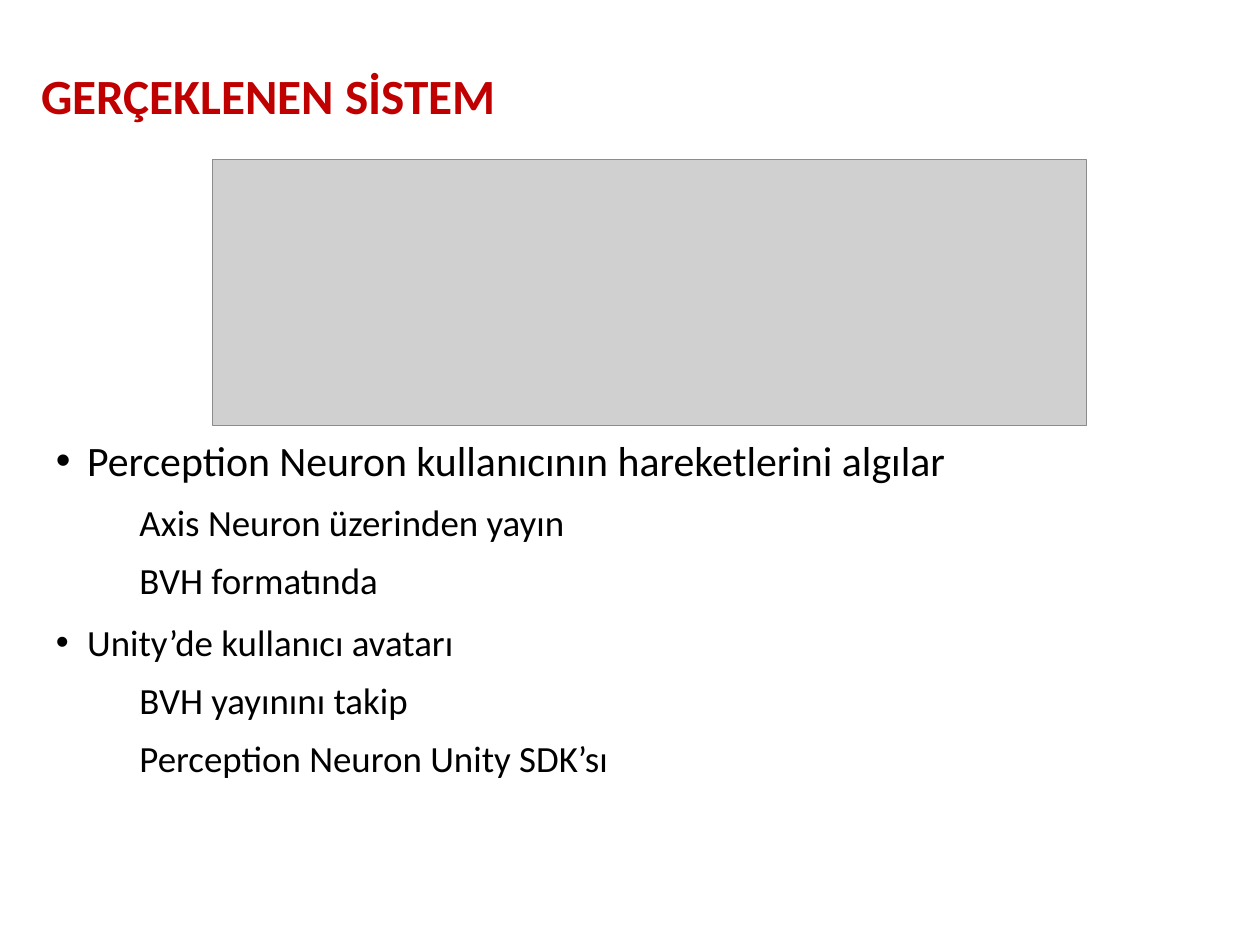
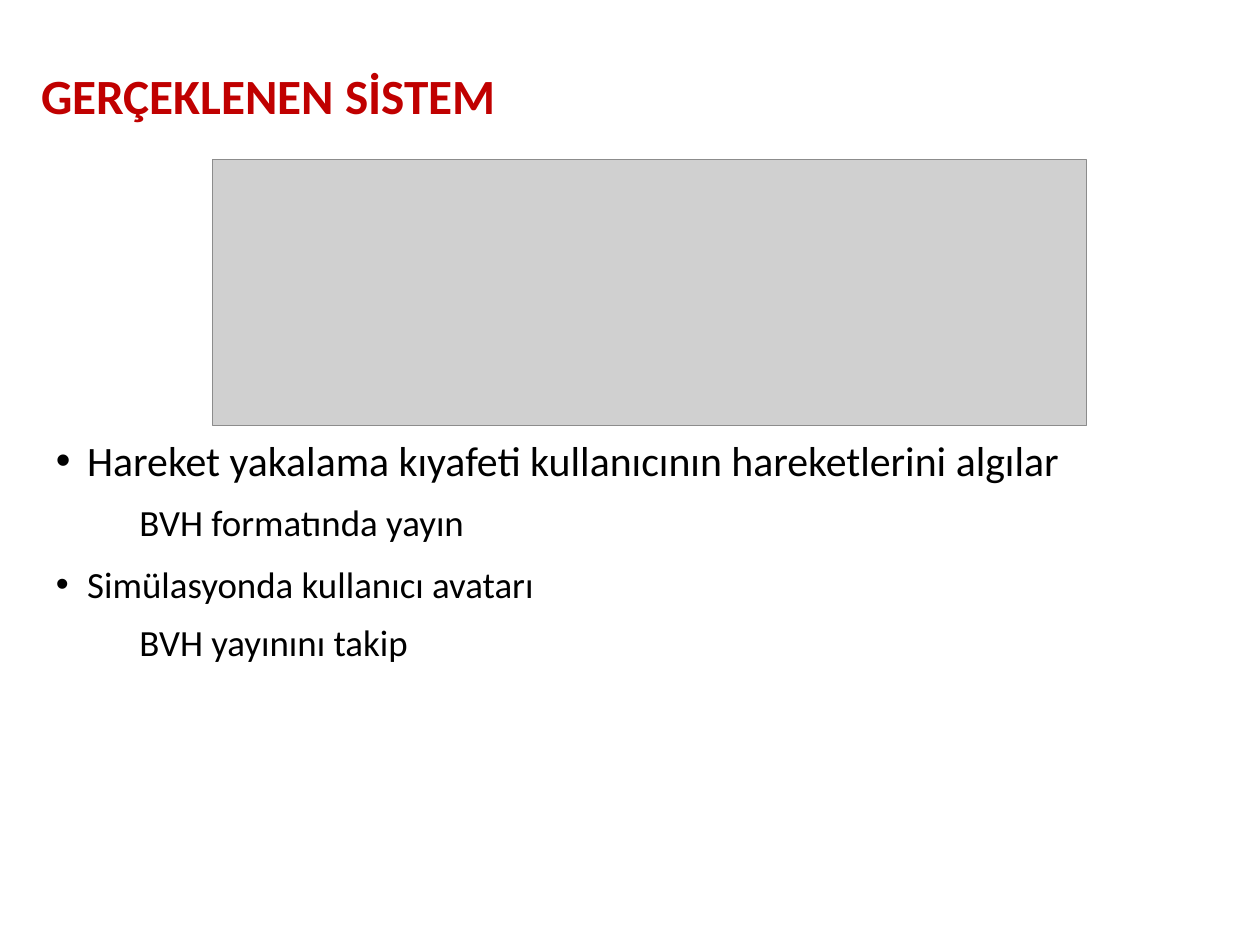
Before and after one commit to umutyazgan/unity-network-mocap, a slide deck: slide 6 of sunum.odp. Drawn at 1260x945 pixels with LibreOffice and Linux fonts; fonts in the diff are those of the drawing; grey boxes stand for pictures; background and template pictures are left out. Boxes give left, top, right and bottom in pixels: in the first picture for what was removed or moved away, otherwise in the second. Text is boxed around its words. In the diff, an @@ line names an element or a change of style, - is before the commit and + after.

Commit message:
Update presentation

```diff
--- a/sunum.odp
+++ b/sunum.odp
@@ text at (x1=87, y1=447, x2=1059, y2=604): text changed; size 30 to 34 pt @@
-• Perception Neuron kullanıcının hareketlerini algılar
-  − Axis Neuron üzerinden yayın
-  − BVH formatında
-• Unity’de kullanıcı avatarı
+• Hareket yakalama kıyafeti kullanıcının hareketlerini algılar
+  − BVH formatında yayın
+• Simülasyonda kullanıcı avatarı
@@ text at (x1=139, y1=746, x2=608, y2=778): paragraph removed @@
-  − Perception Neuron Unity SDK’sı
```
Also in this commit, not shown: 4 other slides changed, 5 slides added, 5 slides removed.
